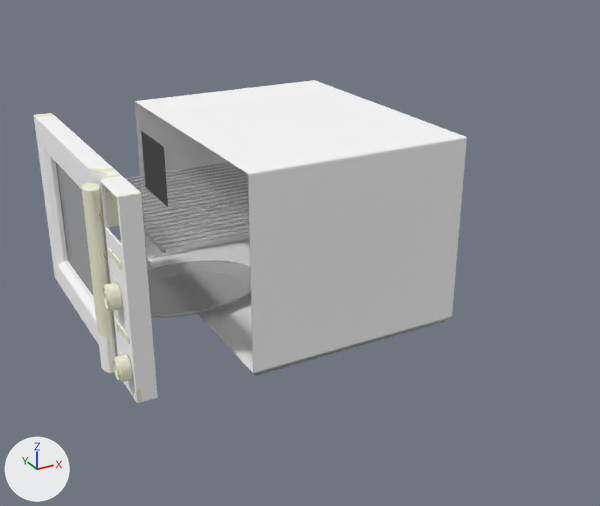
The glTF model 3d/assets/appliances/microwave.glb: old version first, new version second.
Both versions are drawn from a 50 mm camera at (-0.35, -0.72, 0.436) aimed at (0.026, -0.037, 0.095). Every picture has the same lights, and +X, +Y and +Z are marked at lower left. The picture after the commit comes second. Where no turn or scale is listed for an object, it has been applied to the vertices.

Objects in the first picture: 'microwave0', 'microwave1', 'microwave2', 'microwave4', 'microwave5', 'microwave_'.
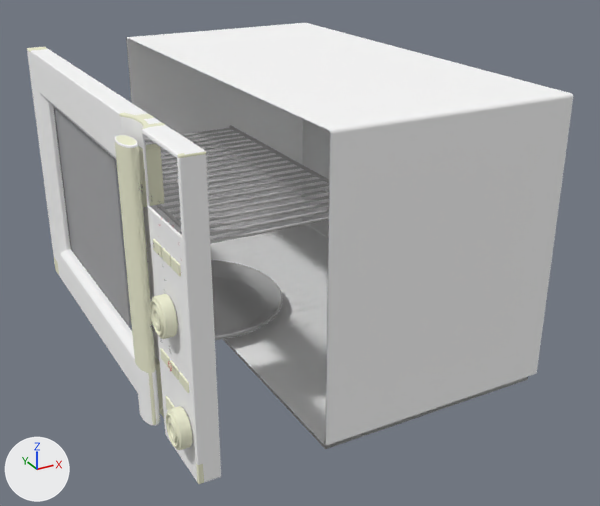
ob_node_1 is not drawn itself; it is the parent of ob_microwave, ob_microwave0, ob_microwave1, ob_microwave3, ob_microwave4, ob_microwave5, ob_microwave6.

What differs and where, as boxes (x1, y1, x2, y2) in the pictures (600 x 506 px):
'microwave_', moved, rescaled (34% wider, 44% taller): before (134, 80, 467, 376); after (126, 23, 573, 449)
'microwave0', moved, rescaled (56% wider, 51% taller): before (34, 113, 158, 403); after (27, 47, 221, 484)
'microwave4', moved, rescaled (28% wider, 30% taller): before (105, 162, 249, 253); after (145, 125, 329, 244)
'microwave1', moved, rescaled: before (56, 163, 93, 294); after (54, 107, 132, 326)
'microwave5', moved, rescaled: before (147, 260, 251, 318); after (211, 260, 282, 340)
'microwave2', deleted: before (141, 131, 168, 206)
'microwave6', moved, rescaled (not visible before): after (139, 185, 172, 355)
'microwave3', moved, rescaled (not visible before): after (159, 221, 181, 371)

What the commit changed:
Object 'Node_1' (ob_node_1) moves from (-0.0616, 0.0607, 0.000569) to (-0.0599, 0.000792, 0.000761).
Object 'Node_1' (ob_node_1) is rescaled from (0.000659, 0.000659, 0.000659) to (0.000641, 0.000881, 0.000983).
Object 'microwave2' (ob_microwave2) is deleted.
